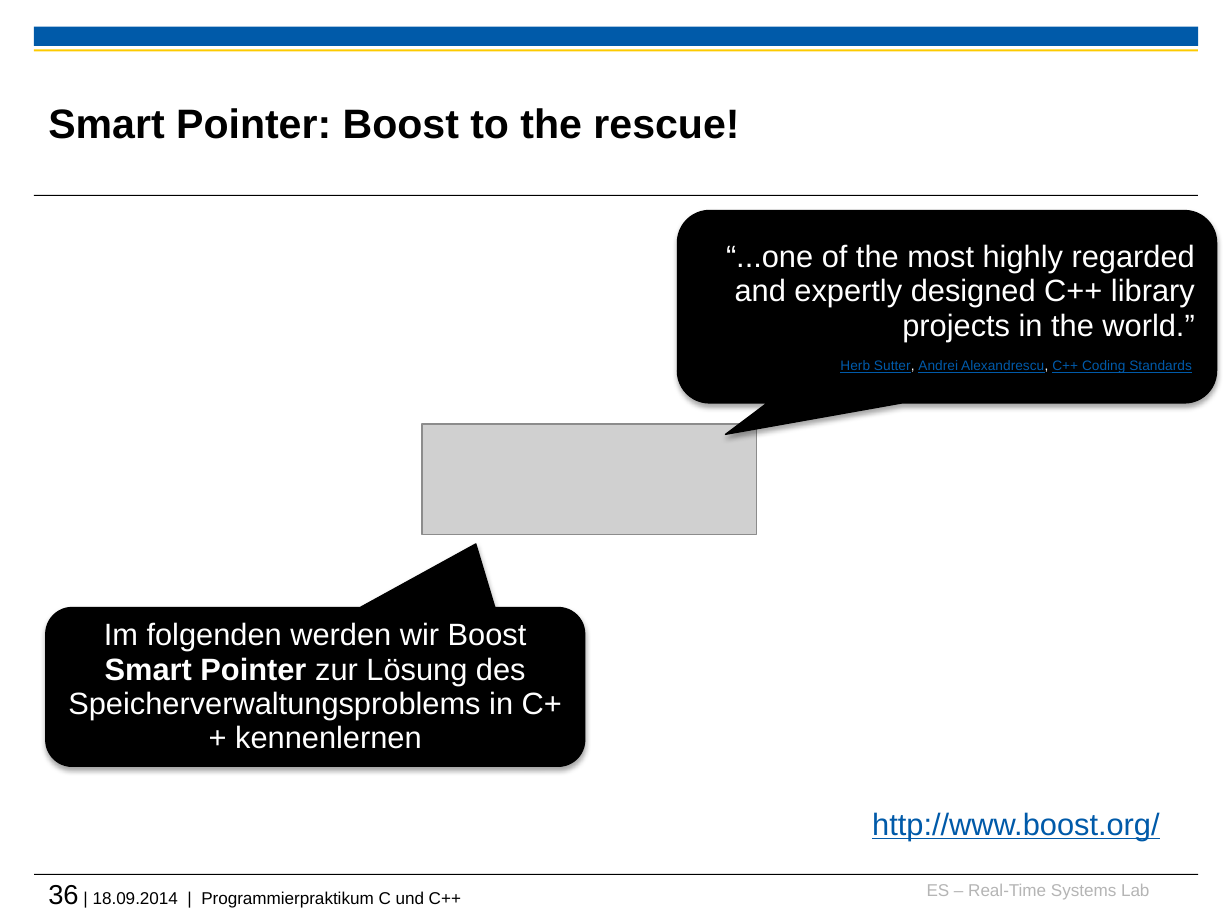
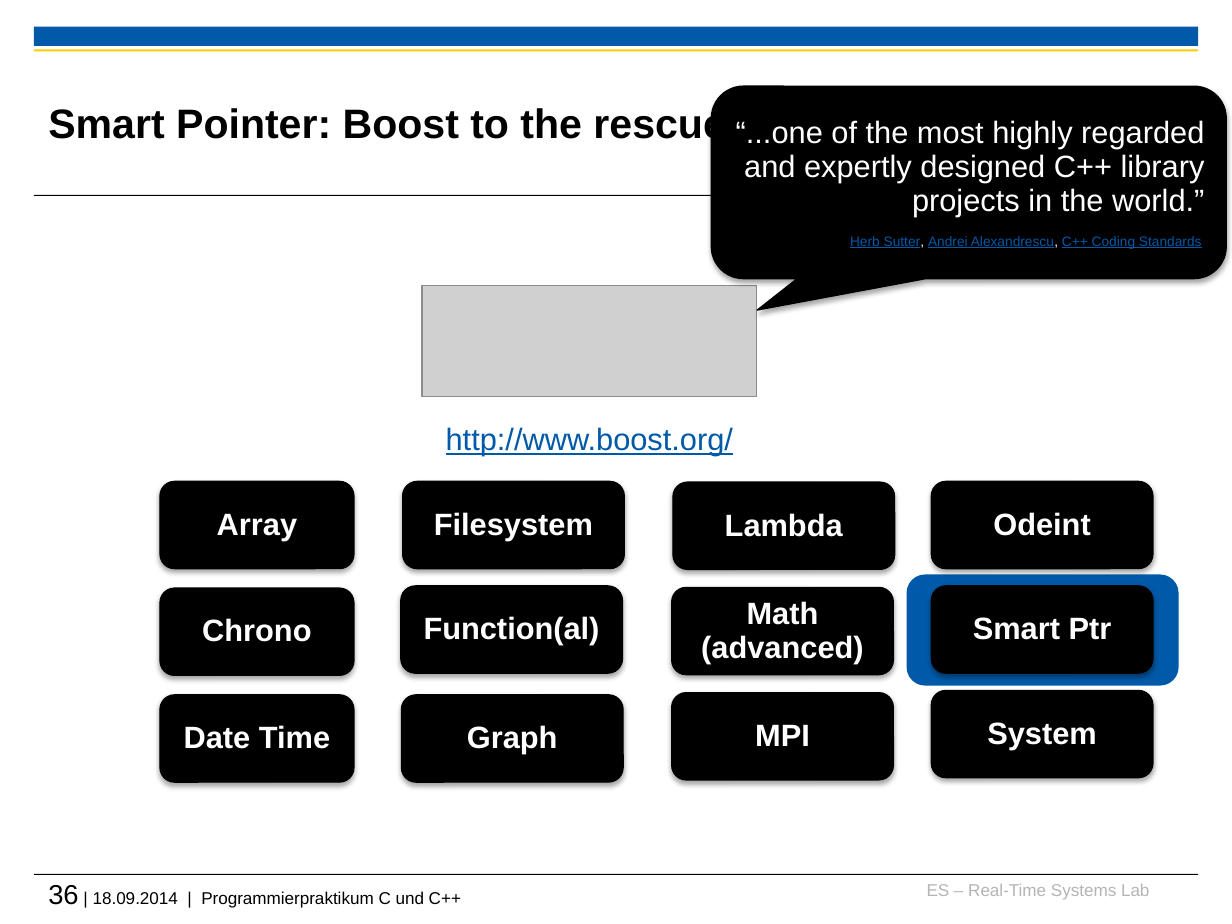
Before and after one commit to h82k/tud-cppp, a slide deck: slide 36 of Vorlesung/2 Speicherverwaltung.pptx. Drawn at 1232x924 pixels with LibreOffice and Linux fonts; fonts in the diff are those of the drawing; grey boxes stand for pictures; background and template pictures are left out. Boxes give left, top, right and bottom in pixels: in the first picture for what was removed or moved away, otherwise in the second. Text is boxed around its words. In the diff, an @@ line names an element or a change of style, - is before the commit and + after.

```diff
--- a/Vorlesung/2 Speicherverwaltung.pptx
+++ b/Vorlesung/2 Speicherverwaltung.pptx
@@ rounded speech box "“...one of the most highly ...": place and size @@
-rounded speech box "“...one of the most highly ..." at (678,211,1217,403)
+rounded speech box "“...one of the most highly ..." at (711,86,1226,278)
@@ picture: place and size @@
-picture at (423,424,758,535)
+picture at (423,286,758,397)
@@ text "http://www.boost.org/": place and size @@
-text "http://www.boost.org/" at (872,812,1159,840)
+text "http://www.boost.org/" at (446,427,733,456)
@@ rounded rectangle added at (160,482,354,569), fill #000000, outline #000000 0.75 pt, 18 pt, text #FFFFFF, bold @@
+Array
@@ rounded rectangle added at (403,482,625,569), fill #000000, outline #000000 0.75 pt, 18 pt, text #FFFFFF, bold @@
+Filesystem
@@ rounded rectangle added at (673,482,894,569), fill #000000, outline #000000 0.75 pt, 18 pt, text #FFFFFF, bold @@
+Lambda
@@ rounded rectangle added at (931,482,1153,569), fill #000000, outline #000000 0.75 pt, 18 pt, text #FFFFFF, bold @@
+Odeint
@@ rounded rectangle added at (160,588,354,675), fill #000000, outline #000000 0.75 pt, 18 pt, text #FFFFFF, bold @@
+Chrono
@@ rounded rectangle added at (400,586,622,674), fill #000000, outline #000000 0.75 pt, 18 pt, text #FFFFFF, bold @@
+Function(al)
@@ rounded rectangle added at (671,588,893,675), fill #000000, outline #000000 0.75 pt, 18 pt, text #FFFFFF, bold @@
+Math
+(advanced)
@@ rounded rectangle added at (907,574,1179,685), fill #005AA9 @@
@@ rounded rectangle added at (931,586,1153,674), fill #000000, outline #000000 0.75 pt, 18 pt, text #FFFFFF, bold @@
+Smart Ptr
@@ rounded speech box removed at (46,607,585,766) @@
-Im folgenden werden wir Boost Smart Pointer zur Lösung des Speicherverwaltungsproblems in C++ kennenlernen
@@ rounded rectangle added at (160,695,354,782), fill #000000, outline #000000 0.75 pt, 18 pt, text #FFFFFF, bold @@
+Date Time
@@ rounded rectangle added at (402,695,623,782), fill #000000, outline #000000 0.75 pt, 18 pt, text #FFFFFF, bold @@
+Graph
@@ rounded rectangle added at (671,692,893,780), fill #000000, outline #000000 0.75 pt, 18 pt, text #FFFFFF, bold @@
+MPI
@@ rounded rectangle added at (931,690,1153,777), fill #000000, outline #000000 0.75 pt, 18 pt, text #FFFFFF, bold @@
+System
```
Also in this commit, not shown: 2 other files.
